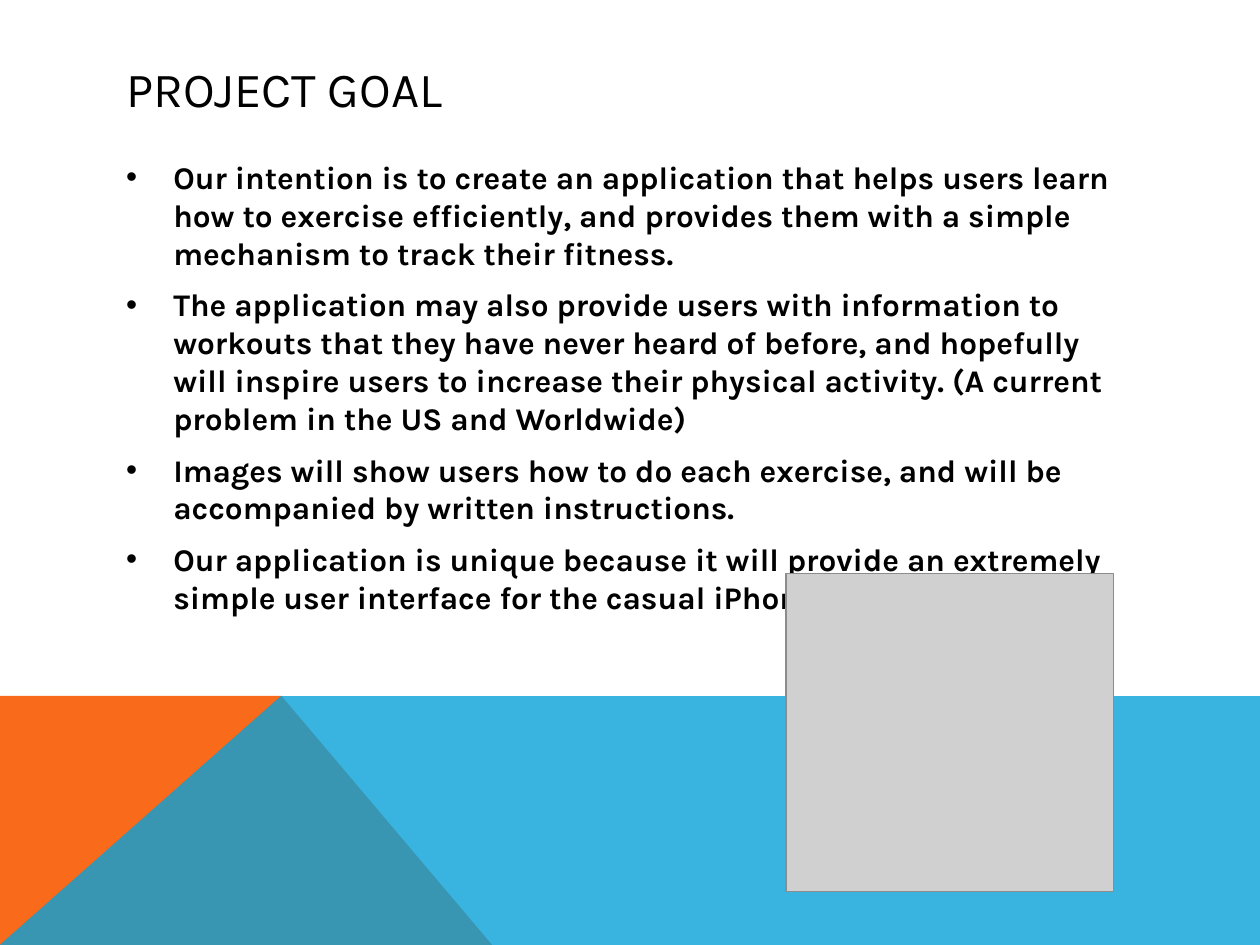
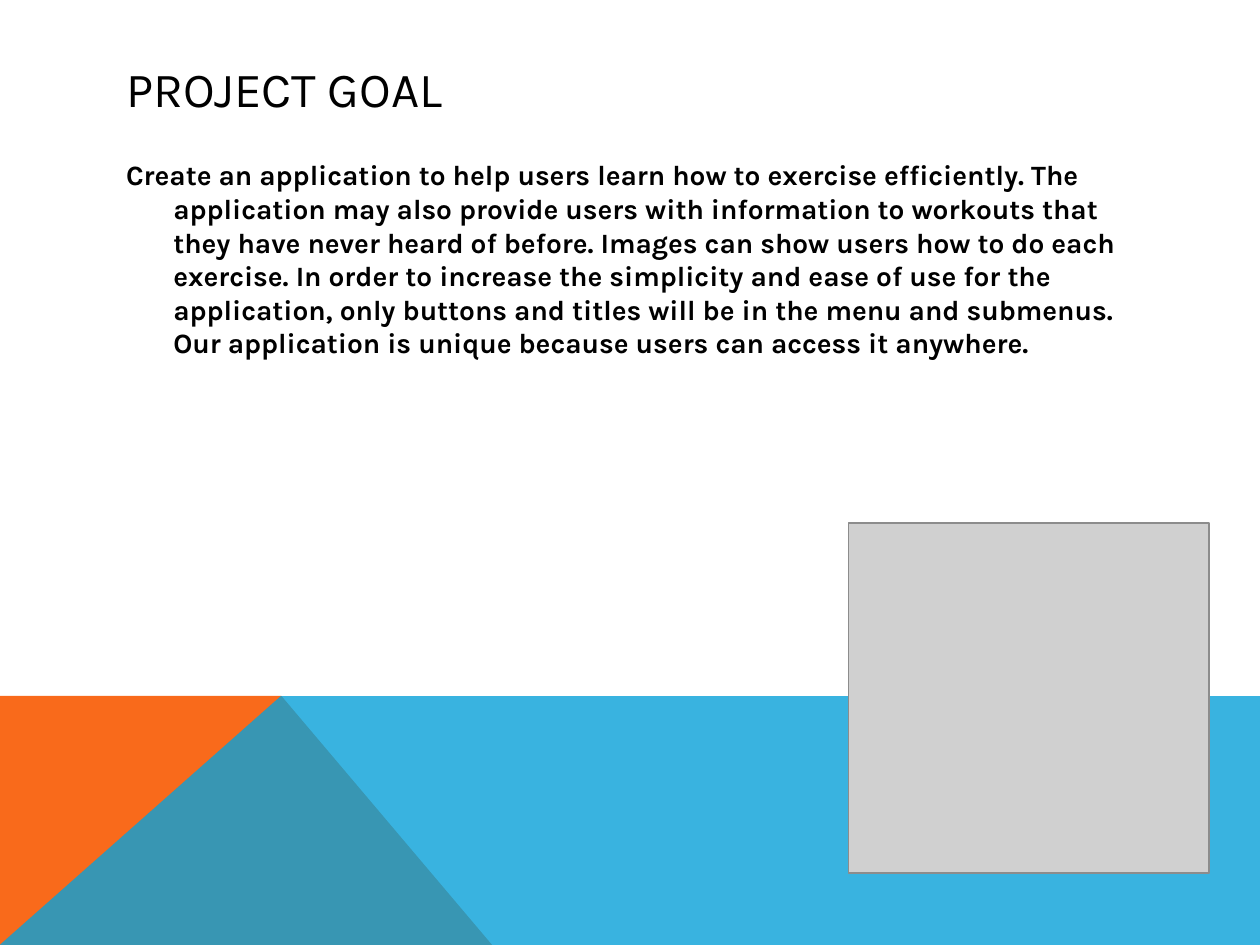
Before and after one commit to mea36/duca2012_group5, a slide deck: slide 2 of PrototypeDemoCurtis314.pptx. Drawn at 1260x945 pixels with LibreOffice and Linux fonts; fonts in the diff are those of the drawing; grey boxes stand for pictures. Boxes give left, top, right and bottom in pixels: in the first picture for what was removed or moved away, otherwise in the second. Text is boxed around its words. In the diff, an @@ line names an element or a change of style, - is before the commit and + after.

```diff
--- a/PrototypeDemoCurtis314.pptx
+++ b/PrototypeDemoCurtis314.pptx
@@ text at box(126, 165, 1114, 360): text changed; size 18 to 16 pt @@
-• Our intention is to create an application that helps users learn how to exercise efficiently, and provides them with a simple mechanism to track their fitness.
-• The application may also provide users with information to workouts that they have never heard of before, and hopefully will inspire users to increase their physical activity. (A current problem in the US and Worldwide)
-• Images will show users how to do each exercise, and will be accompanied by written instructions.
-• Our application is unique because it will provide an extremely simple user interface for the casual iPhone user.
+Create an application to help users learn how to exercise efficiently. The application may also provide users with information to workouts that they have never heard of before. Images can show users how to do each exercise. In order to increase the simplicity and ease of use for the application, only buttons and titles will be in the menu and submenus. Our application is unique because users can access it anywhere.
@@ picture: place and size @@
-picture at box(786, 573, 1114, 892)
+picture at box(848, 523, 1208, 873)
```
Also in this commit, not shown: 4 other slides changed, 2 slides removed, 1 other file.
